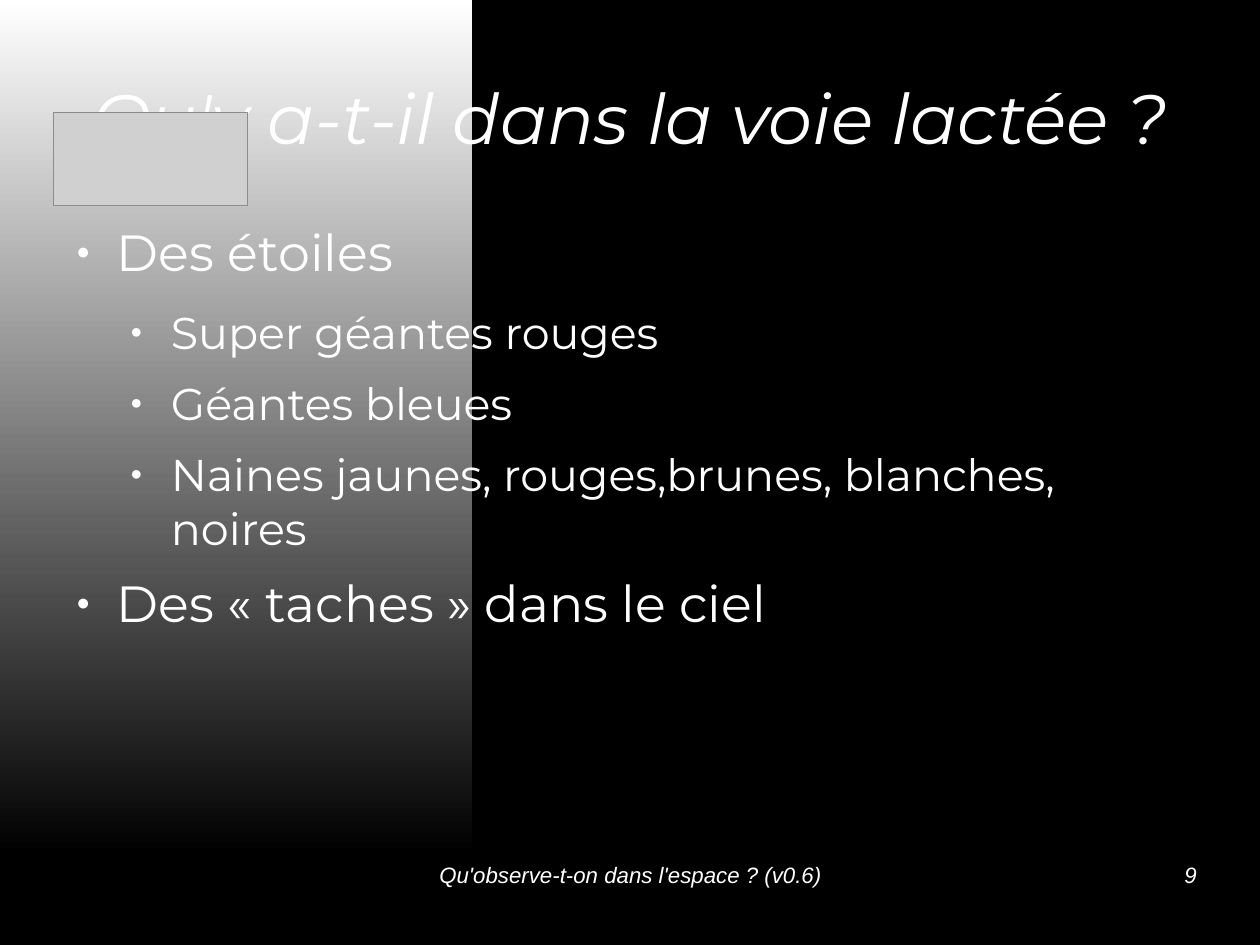
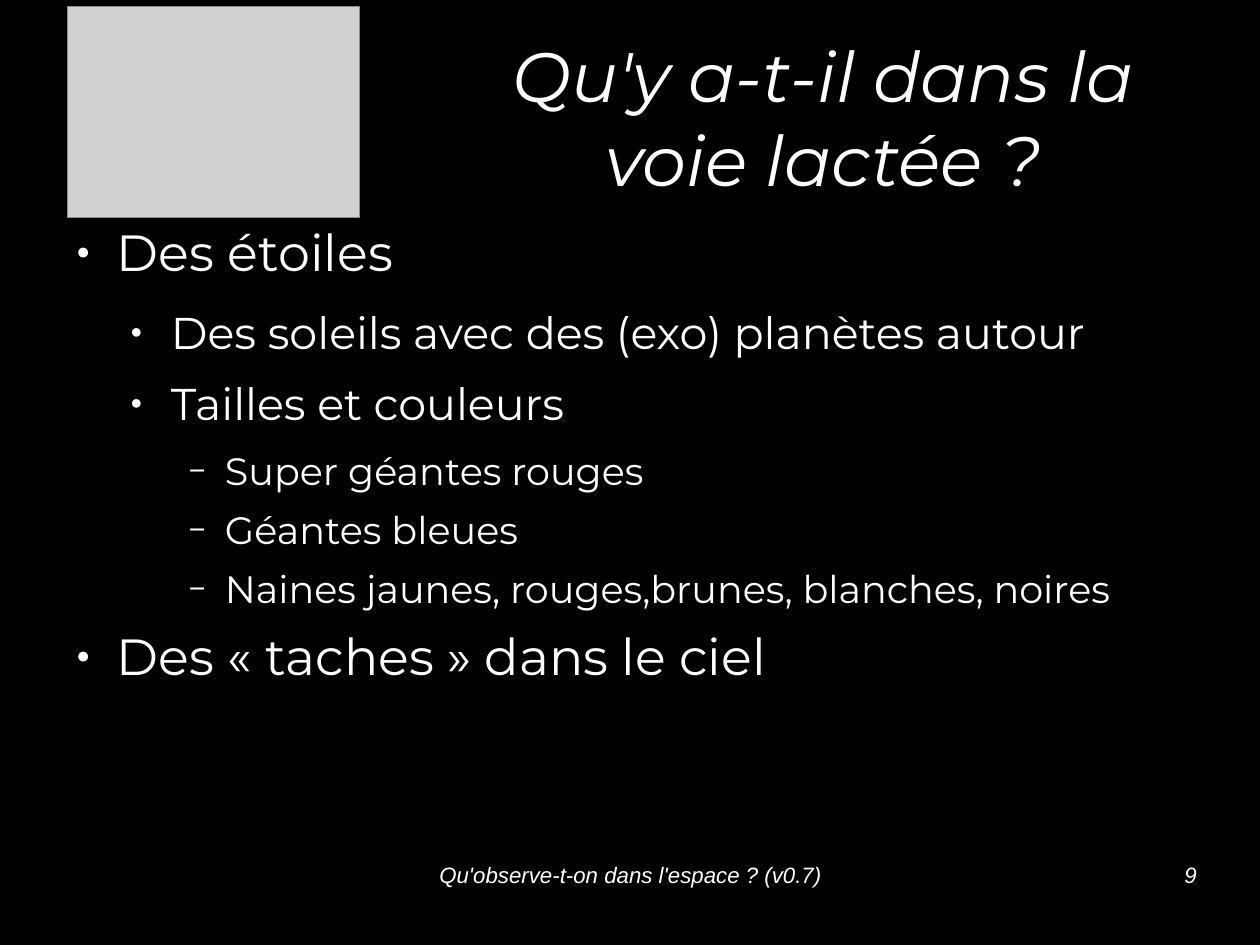
Before and after one commit to jcarnu/qf-astro, a slide deck: slide 9 of Ressources/Presentations/Qu_observe-t-on_dans_l_espace.odp. Drawn at 1260x945 pixels with LibreOffice and Linux fonts; fonts in the diff are those of the drawing; grey boxes stand for pictures; background and template pictures are left out. Boxes give left, top, right and bottom in pixels: in the first picture for what was removed or moved away, otherwise in the second. Text is boxed around its words. In the diff, an @@ line names an element or a change of style, - is before the commit and + after.

Commit message:
Correction des slides, du style et en route vers la fin, plus qu'une illustration à trouver

```diff
--- a/Ressources/Presentations/Qu_observe-t-on_dans_l_espace.odp
+++ b/Ressources/Presentations/Qu_observe-t-on_dans_l_espace.odp
@@ rectangle removed at bbox=[0, 0, 472, 855] @@
@@ picture: place and size @@
-picture at bbox=[54, 112, 248, 206]
+picture at bbox=[67, 7, 360, 218]
@@ title "Qu'y a-t-il dans la voie ..." rewrapped from bbox=[92, 67, 1109, 163] to bbox=[512, 50, 1134, 187] @@
@@ text at bbox=[171, 316, 1085, 421]: paragraphs added @@
+  ● Des soleils avec des (exo) planètes autour
+  ● Tailles et couleurs
@@ text at bbox=[225, 457, 1110, 611]: size 28 to 24 pt in "Super géantes rouges", "Géantes bleues", "Naines jaunes, rouges,brunes, blanches, noires"; bullet ● to −; list level 2 to 3 in "Super géantes rouges"; list level 2 to 3 in "Géantes bleues"; list level 2 to 3 in "Naines jaunes, rouges,brunes, blanches, noires" @@
@@ text at bbox=[439, 867, 821, 888]: text changed @@
-Qu'observe-t-on dans l'espace ? (v0.6)
+Qu'observe-t-on dans l'espace ? (v0.7)
```
Also in this commit, not shown: 14 other slides changed, 1 slide removed, 5 other files.
